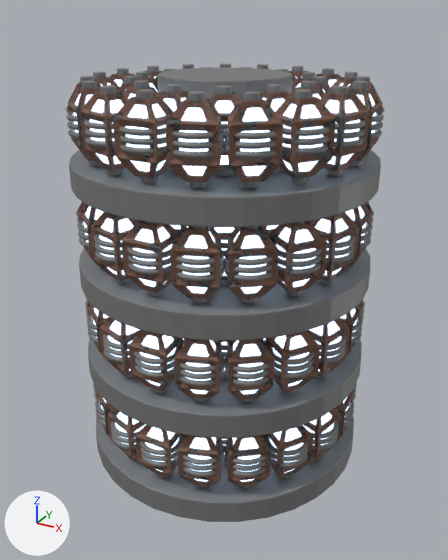
The Blender file Models/incipias/incipias_outfit_redesign/weapons/super cell storage.blend, before and after one commit.
Before and after are seen from a 50 mm lens placed at (2.33, -4.24, 3.15), pointed at (0.03, -0.08, 1.06). Lighting does not change. The marker at lower left points along +X, +Y and +Z.
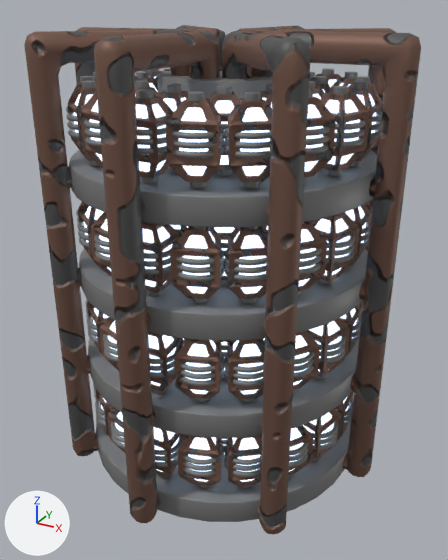
Diff of the bpy script that builds the scene:
```diff
--- a/Models/incipias/incipias_outfit_redesign/weapons/super cell storage.blend.py
+++ b/Models/incipias/incipias_outfit_redesign/weapons/super cell storage.blend.py
@@ mat_pipes_scale_a_001 @@
+mat_pipes_scale_a_001 = bpy.data.materials.new('pipes scale a.001')
+# nodes: BsdfPrincipled, Displacement, OutputMaterial, TexCoord, TexNoise, ValToRGB
+# colours: black #000000, white #ffffff, dark grey #5b5b5b, brown #7a5c50
@@ me_cylinder_003 @@
 me_cylinder_003.from_pydata(...)  # 128 vertices, 98 faces; spans x -1.19..1.19, y -1.19..1.19, z -0.5..0.3
 # used by ob_cylinder; location = (0.0, 0.0, 0.0)
+# me_cylinder_003 part 1: all faces are now shaded smooth (98 of 98 changed)
 me_cylinder_003.materials.append(mat_base)
@@ me_cube_004 @@
+me_cube_004.from_pydata(...)  # 60 vertices, 50 faces; spans x -0.1..0.1, y -1.4..-0.2, z -0.5..3.0
+me_cube_004.polygons.foreach_set('use_smooth', [True] * 50)
+me_cube_004.materials.append(mat_pipes_scale_a_001)
@@ ob_cube_005 @@
+ob_cube_005 = bpy.data.objects.new('Cube.005', me_cube_004)
+ob_cube_005.location = (0.0, 0.0, 0.0)
+_m = ob_cube_005.modifiers.new('Bevel', 'BEVEL')
+_m.segments = 2
+_m = ob_cube_005.modifiers.new('Array', 'ARRAY')
+_m.count = 8
+_m.use_relative_offset = False
+_m.use_object_offset = True
+_m.offset_object = ob_empty_001
@@ ob_empty_001 @@
+ob_empty_001 = bpy.data.objects.new('Empty.001', None)
+ob_empty_001.location = (0.0, 0.0, 0.0)
+ob_empty_001.rotation_euler = (0.0, 0.0, 0.785)  # degrees (0, 0, 45)
```

Location of each change, (x1, y1, x2, y2) in pixels of the pictures (448 x 560 px):
'Cube.005', added: after (24, 25, 421, 534)
part 1 of me_cylinder_003, shading changed: (69, 70, 377, 522) in both
